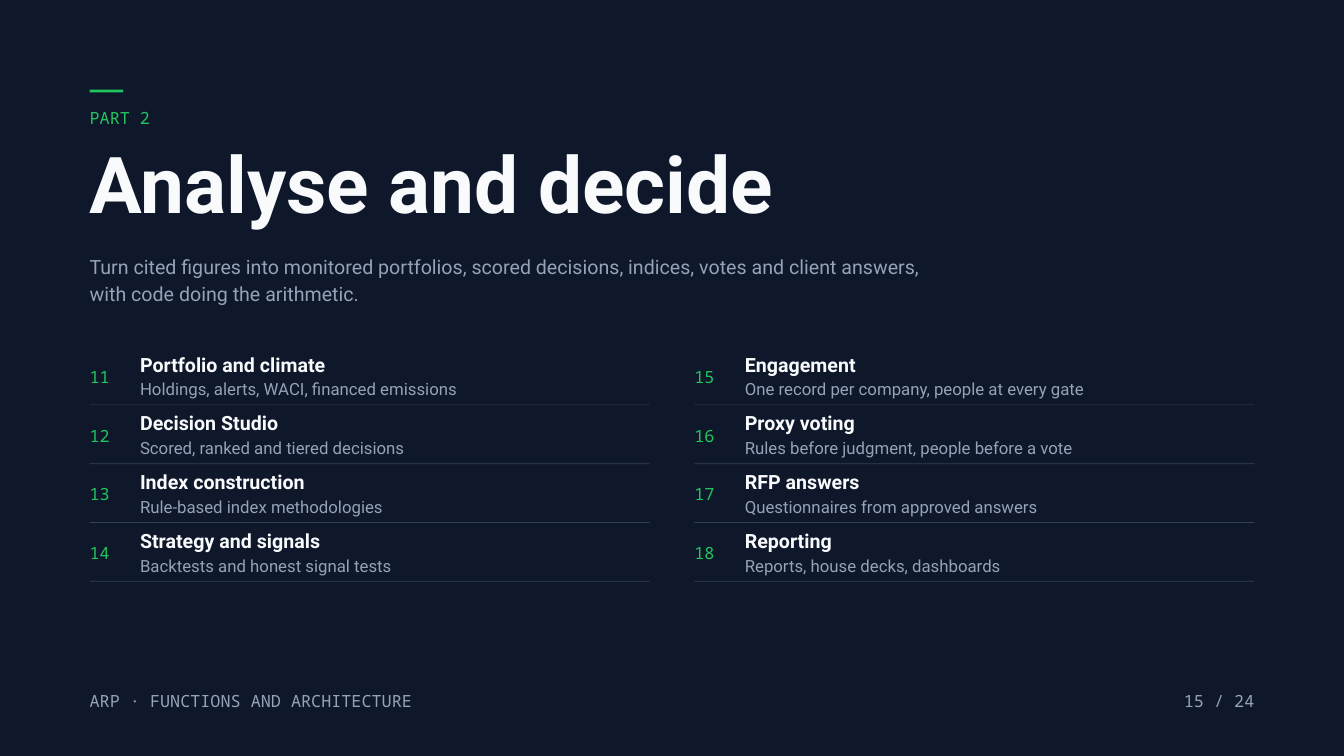
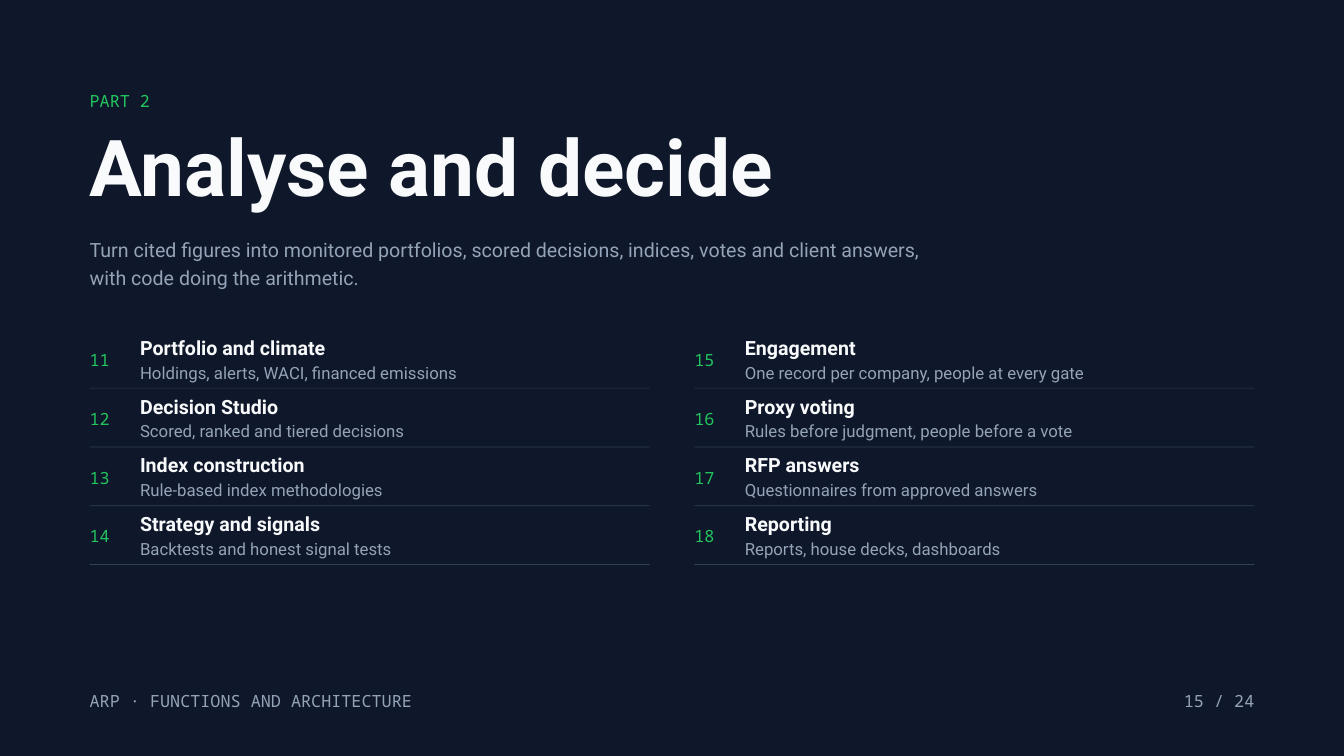
Before and after one commit to kutschersteffen-cmd/Agentic-Research-Pipeline, a slide deck: slide 15 of docs/decks/arp-functions-and-architecture.pptx. Drawn at 1344x756 pixels with LibreOffice and Linux fonts; fonts in the diff are those of the drawing. Boxes give left, top, right and bottom in pixels: in the first picture for what was removed or moved away, otherwise in the second. Text is boxed around its words. In the diff, an @@ line names an element or a change of style, - is before the commit and + after.

```diff
--- a/docs/decks/arp-functions-and-architecture.pptx
+++ b/docs/decks/arp-functions-and-architecture.pptx
@@ rectangle removed at <box>90,90,123,93</box> @@
@@ 19 texts, 8 rectangles: place and size @@
-19 texts, 8 rectangles at <box>90,112,1255,582</box>
+19 texts, 8 rectangles at <box>90,95,1255,566</box>
```
Also in this commit, not shown: 23 other slides changed.
